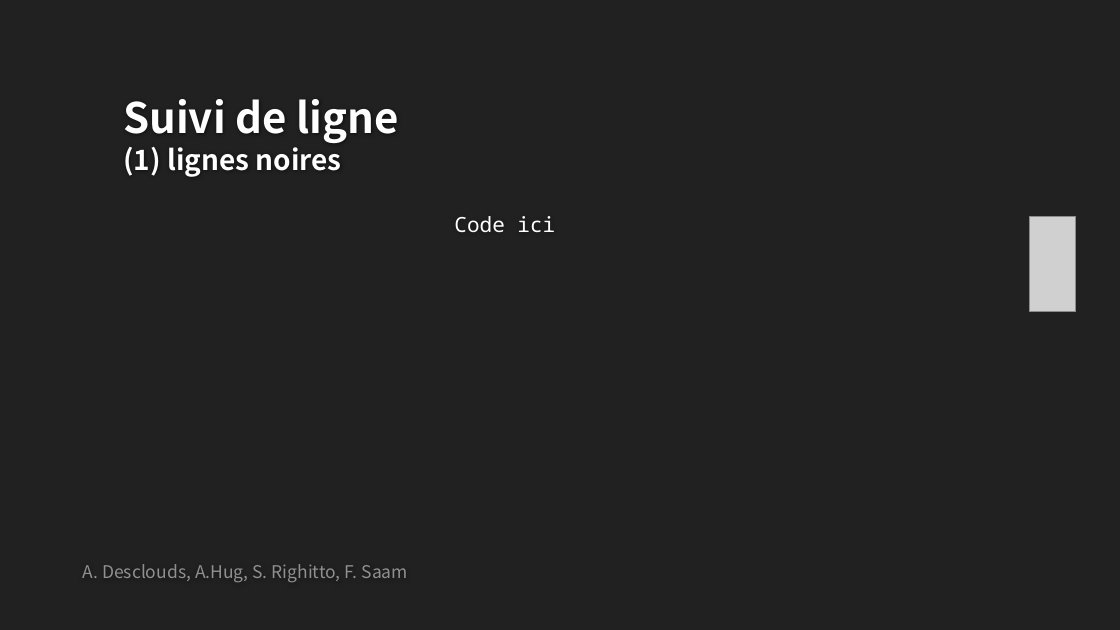
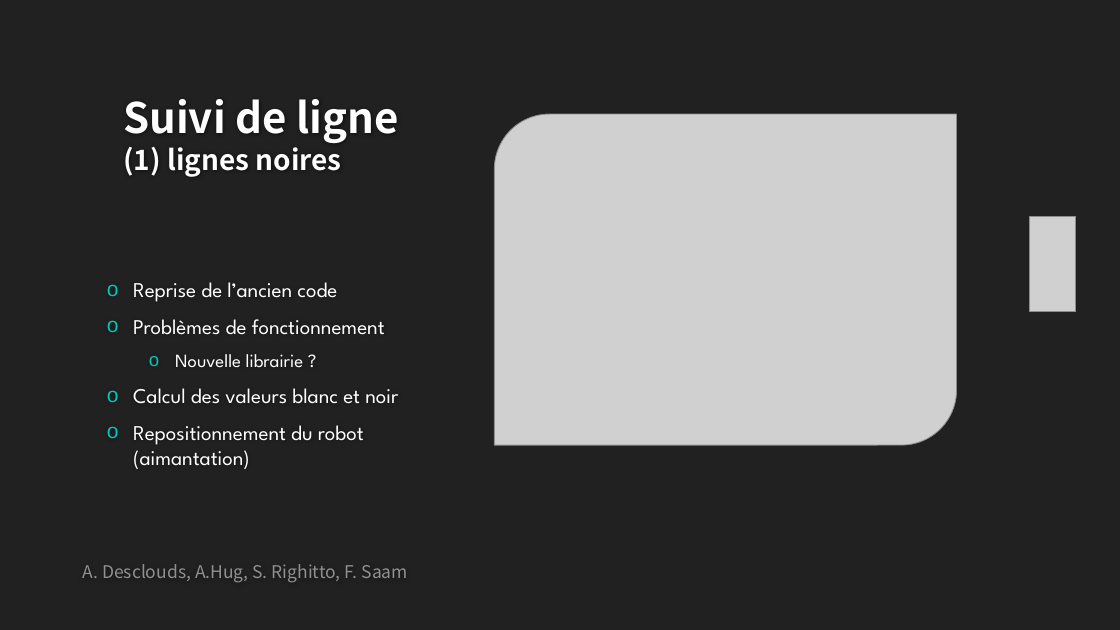
Before and after one commit to SimoneRighitto/SFT15_Elisa, a slide deck: slide 10 of Elisa-3_presentation.pptx. Drawn at 1120x630 pixels with LibreOffice and Linux fonts; fonts in the diff are those of the drawing; grey boxes stand for pictures; background and template pictures are left out. Boxes give left, top, right and bottom in pixels: in the first picture for what was removed or moved away, otherwise in the second. Text is boxed around its words. In the diff, an @@ line names an element or a change of style, - is before the commit and + after.

```diff
--- a/Elisa-3_presentation.pptx
+++ b/Elisa-3_presentation.pptx
@@ picture added at [495, 114, 957, 445] @@
@@ text removed at [454, 216, 555, 232] @@
-Code ici
@@ text added at [133, 282, 398, 469], 18 pt, text #FFFFFF @@
+o Reprise de l’ancien code
+o Problèmes de fonctionnement
+  o Nouvelle librairie ?
+o Calcul des valeurs blanc et noir
+o Repositionnement du robot (aimantation)
```
Also in this commit, not shown: 2 other slides changed.
